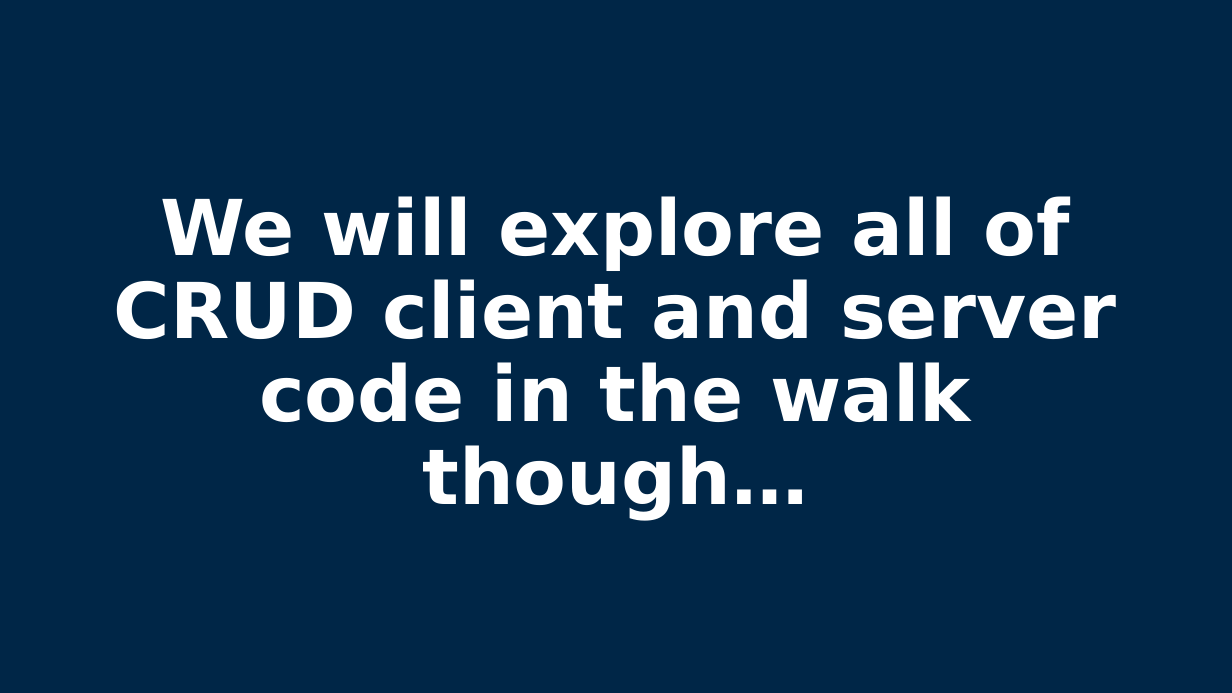
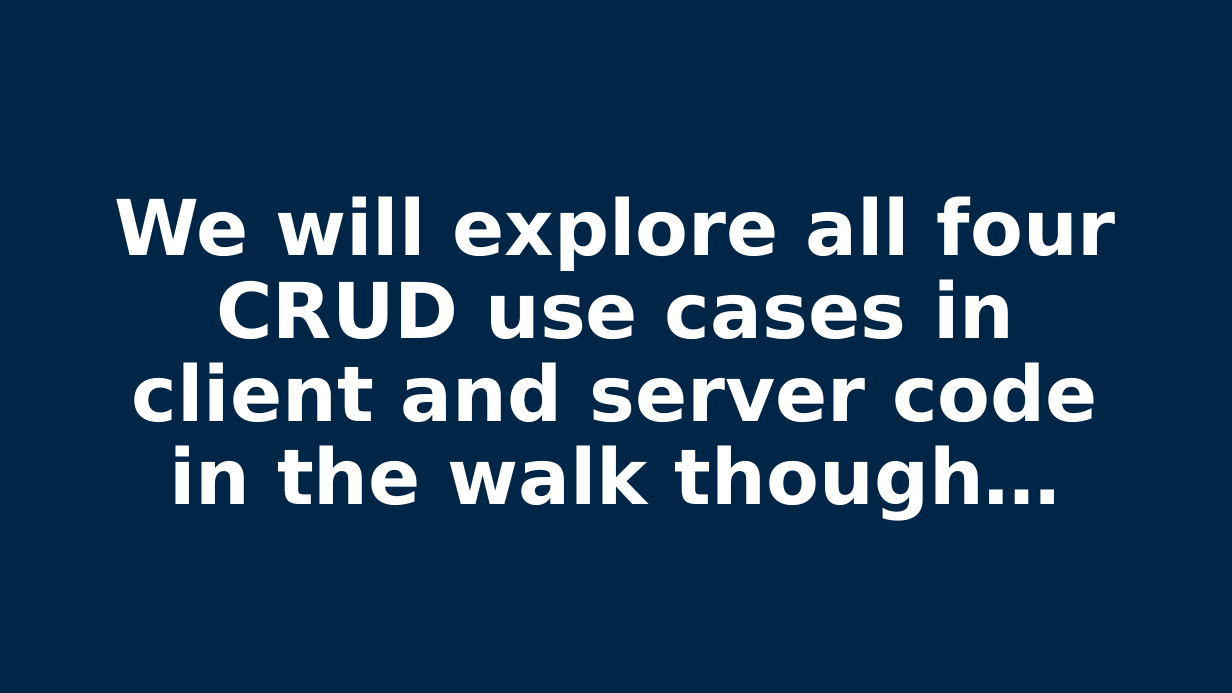
Before and after one commit to csev/pg4e, a slide deck: slide 45 of lectures/07-DenoKV.pptx (slide 46 before the commit). Drawn at 1232x693 pixels with LibreOffice and Linux fonts; fonts in the diff are those of the drawing. Boxes give left, top, right and bottom in pixels: in the first picture for what was removed or moved away, otherwise in the second. Text is boxed around its words. In the diff, an @@ line names an element or a change of style, - is before the commit and + after.

```diff
--- a/lectures/07-DenoKV.pptx
+++ b/lectures/07-DenoKV.pptx
@@ title at box(114, 196, 1116, 520): text changed @@
-We will explore all of CRUD client and server code in the walk though…
+We will explore all four CRUD use cases in client and server code in the walk though…
```
Also in this commit, not shown: 15 other slides changed, 2 slides removed, 1 other file.
